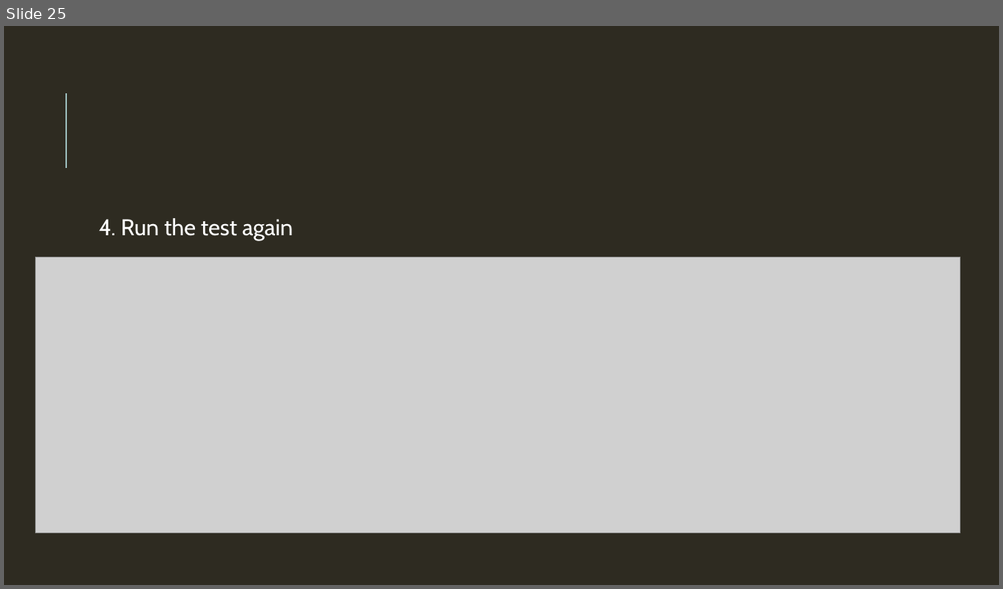
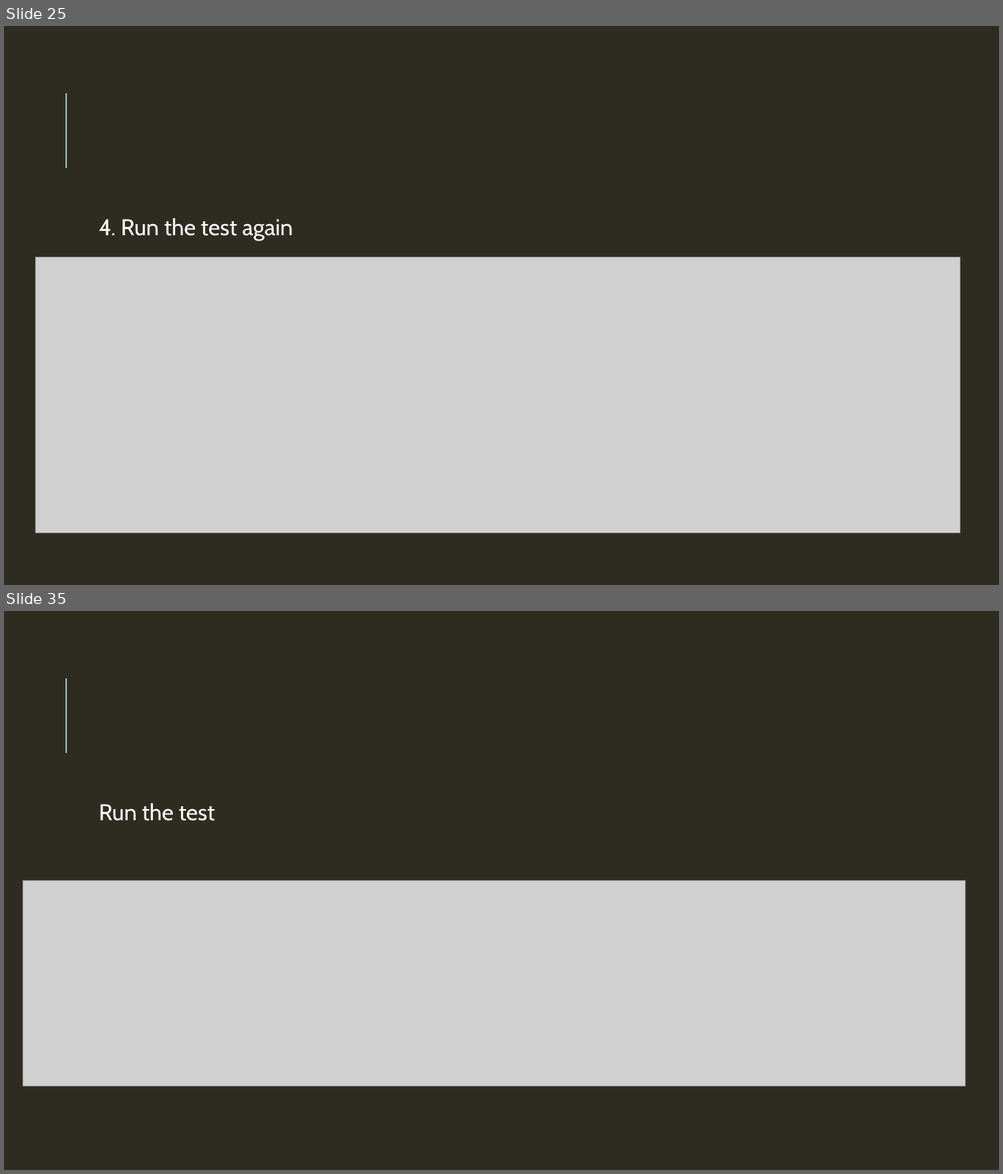
Before and after one commit to DevelopersDelicias/tdd_workshop, a slide deck: tdd_ws.pptx. Shown one above the other, each under a label of ours: slide 25 before the commit, slides 25 and 35 after it; the slides between them are not shown. The pictures are 1003x589 and 1003x1174 pixels, drawn with LibreOffice and Linux fonts; fonts in the diff are those of the drawing; grey boxes stand for pictures. Boxes give left, top, right and bottom in pixels: in the first picture for what was removed or moved away, otherwise in the second. Text is boxed around its words. In the diff, an @@ line names an element or a change of style, - is before the commit and + after.

```diff
--- a/tdd_ws.pptx
+++ b/tdd_ws.pptx
@@ slide 35 added at <box>4,611,999,1170</box>, background #2E2B21; not listed: 1 template element that a slide beside it also shows @@
@@ text added at <box>99,803,215,821</box>, 22 pt, text #FFFFFF @@
+  Run the test
@@ picture added at <box>23,880,966,1086</box> @@
```
Also in this commit, not shown: 8 slides changed, 108 other slides added, 1 slide removed.
